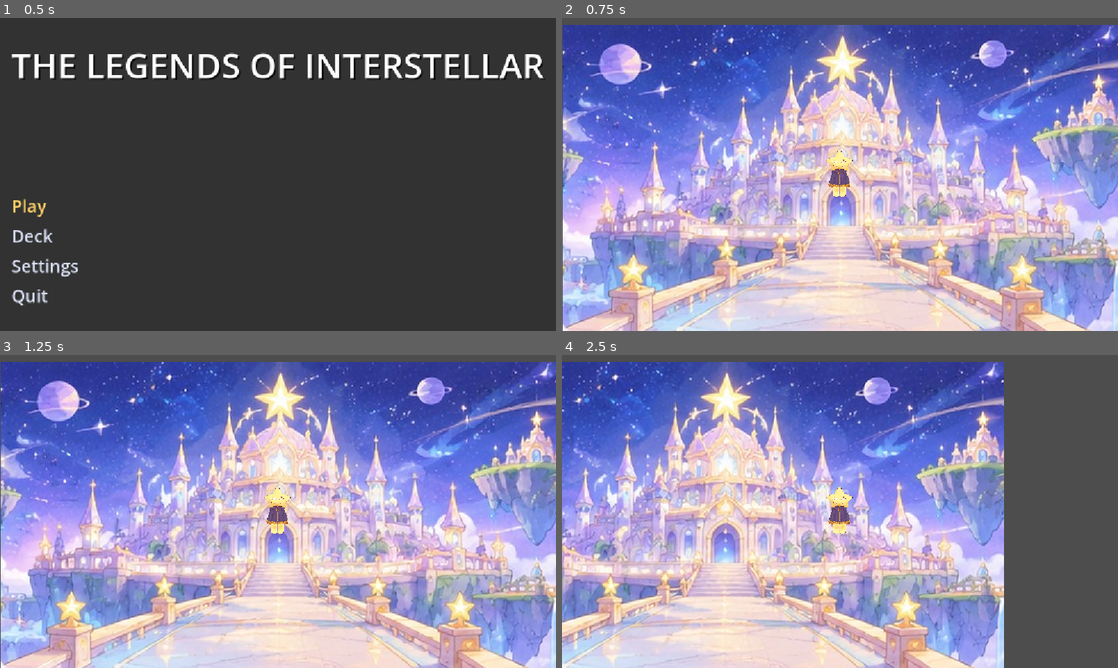
Above: before the commit, frames 1-4 (two rows, left to right).
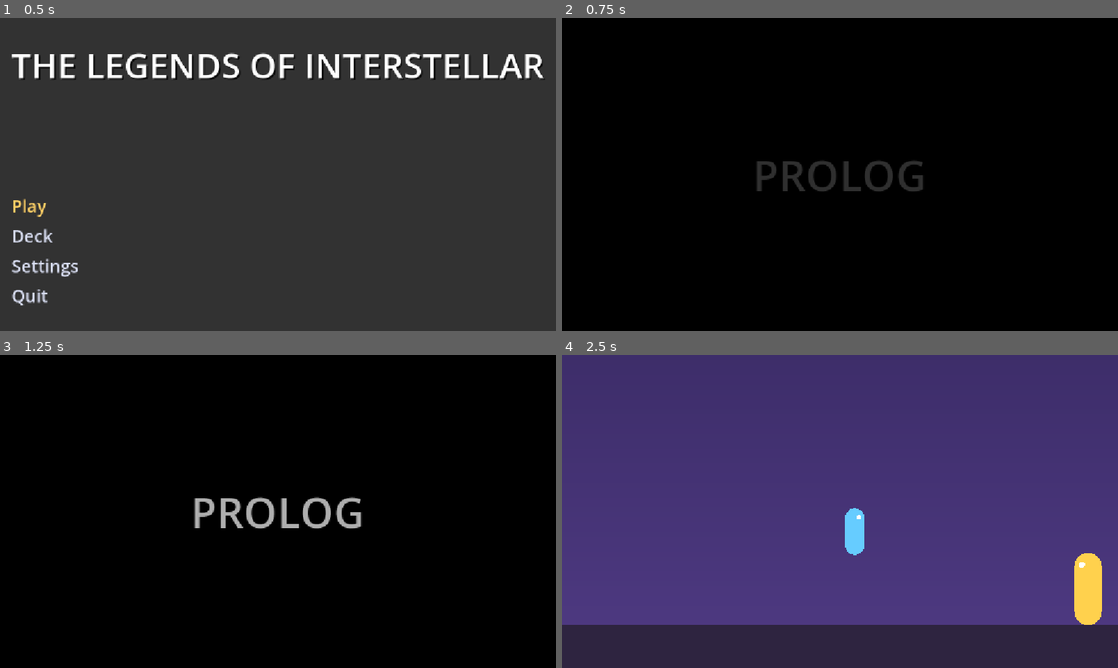
Above: after the commit, the same moments.

Repository: Hendrikojoe/The-Legends-Of-Interstellar
Game: Godot game, scene res://Scenes/menu/main_menu.tscn
Same seed, same stepped clock (60 frames per second), same inputs: the game is played once before the commit and once after it.
Inputs:
- Up to frame 1 (0.5 s): no input
- Up to frame 2 (0.75 s): click "Play" at 0.5 s
- Up to frame 3 (1.25 s): no input
- Up to frame 4 (2.5 s): tap Enter (ui_accept) at 1.25, 1.52, 2.27 s; hold E (interact, bound only after the commit) 1.28-2.03 s; hold D (move_right) from 1.28 s (still down); tap Space at 2.1 s

Frame 1 is identical in both runs. In frame 2, 100% of the frame differs, in the area x 0-100%, y 0-100%; in frame 3, 100%; in frame 4, 100%.

Commit message:
Update main_menu.gd

Diff:
--- a/Scripts/main_menu.gd
+++ b/Scripts/main_menu.gd
@@ -1,6 +1,6 @@
 extends Control
 
-@export_file("*.tscn") var prolog_scene: String = "res://prolog.tscn"
+@export_file("*.tscn") var play_scene: String = ""
 @export_file("*.tscn") var deck_scene: String = ""
 @export_file("*.tscn") var settings_scene: String = ""
 
@@ -15,12 +15,11 @@
 	deck_button.pressed.connect(_on_deck_pressed)
 	settings_button.pressed.connect(_on_settings_pressed)
 	quit_button.pressed.connect(_on_quit_pressed)
-
 	play_button.grab_focus()
 
 
 func _on_play_pressed() -> void:
-	_go_to_scene("res://Scenes/scene/prolog.tscn", "Prolog")
+	_go_to_scene(play_scene, "Play")
 
 
 func _on_deck_pressed() -> void:
@@ -39,5 +38,4 @@
 	if path.is_empty():
 		print("[MainMenu] Scene untuk tombol '%s' belum diisi." % button_name)
 		return
-
 	get_tree().change_scene_to_file(path)
